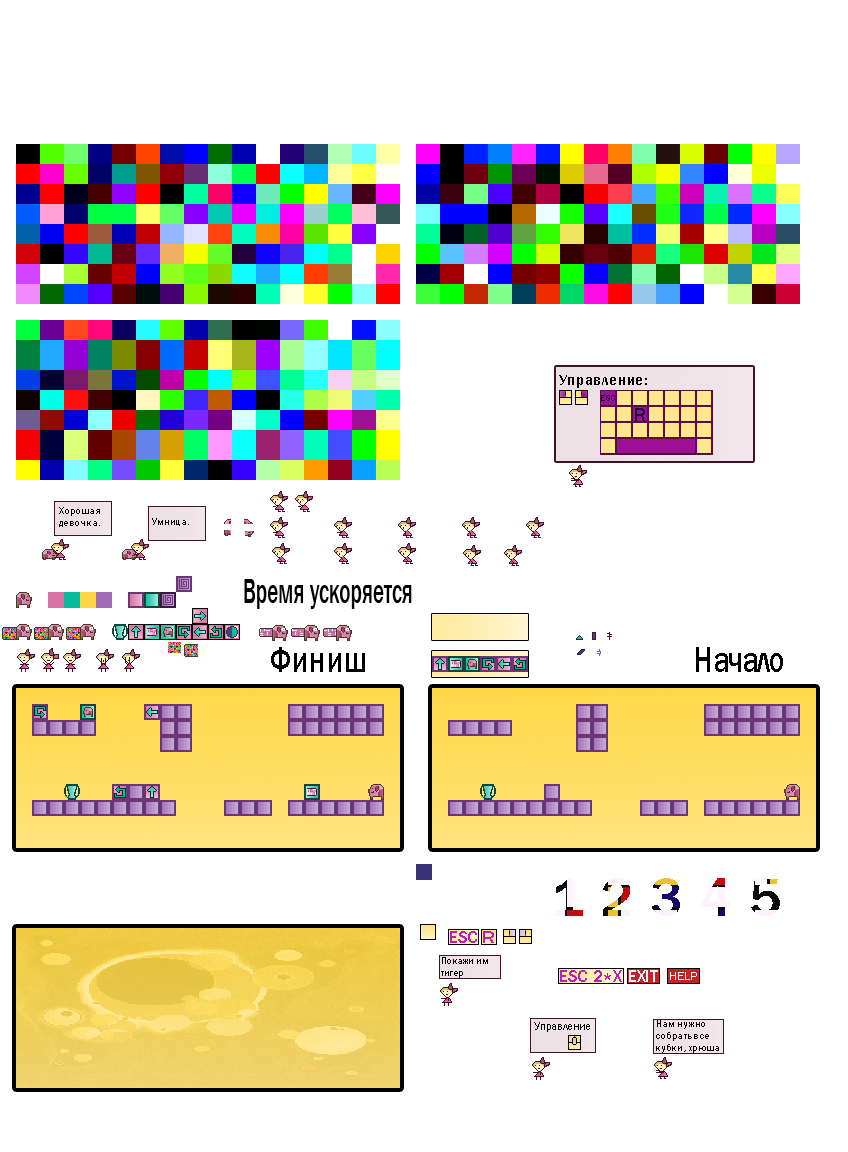
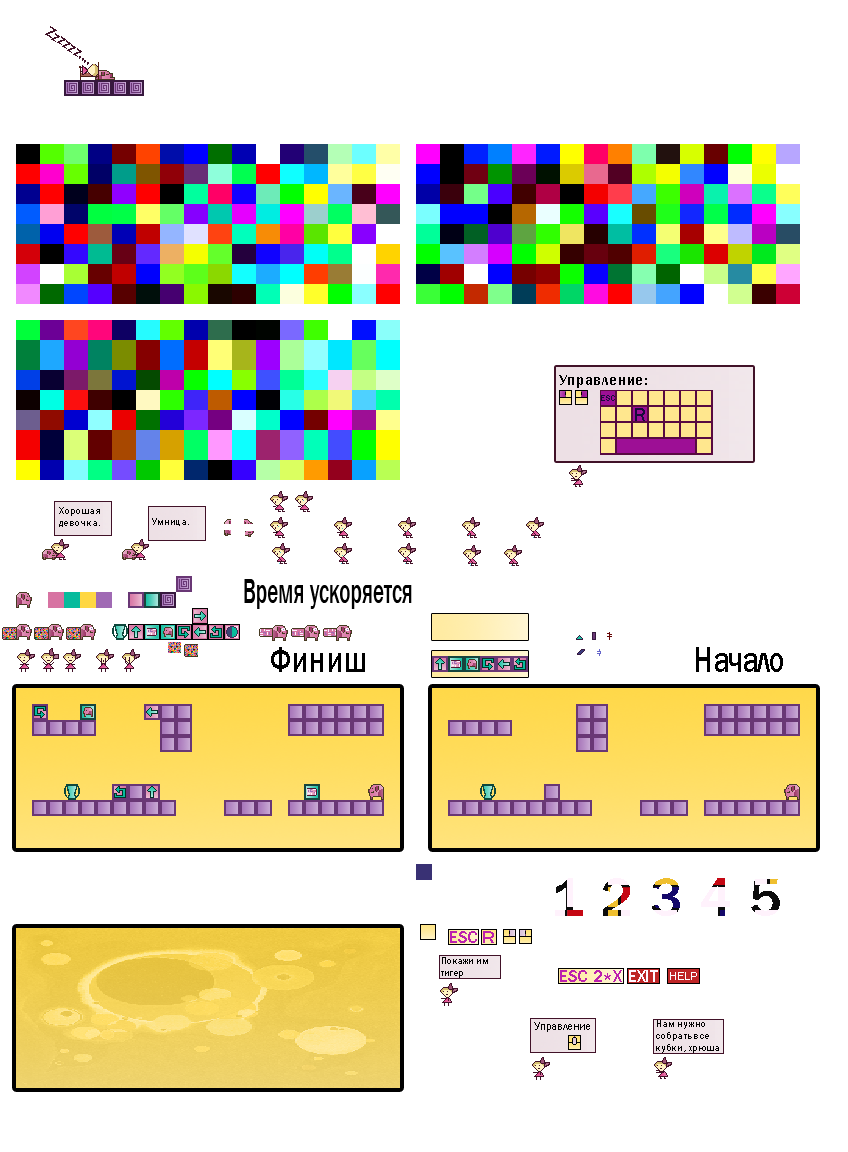
Comparing the layer stacks of the two 848 × 1152 images. Changes:
added layer "Zzzzzz...." above "Слой 23" over box(45, 26, 89, 65)
added layer "Слой 23" above "Слой 3 копия 8" over box(80, 64, 99, 77)
added layer "Слой 3 копия 8" above "Слой 19" over box(79, 62, 99, 80)
added layer "Слой 3 kопировать copy 2 копия 36" above "Слой 3 kопировать copy 2 копия 41" over box(64, 80, 80, 96)
added layer "Слой 3 kопировать copy 2 копия 41" above "Слой 3 kопировать copy 2 копия 40" over box(128, 80, 144, 96)
added layer "Слой 3 kопировать copy 2 копия 40" above "Слой 3 kопировать copy 2 копия 35" over box(112, 80, 128, 96)
added layer "Слой 3 kопировать copy 2 копия 35" above "Слой 3 kопировать copy 2 копия 34" over box(96, 80, 112, 96)
added layer "Слой 3 kопировать copy 2 копия 34" above "Слой 3 kопировать copy 2 копия 32" over box(80, 80, 96, 96)
added layer "Слой 1 copy 7 копия 6" above "Фон" over box(95, 70, 115, 80)
